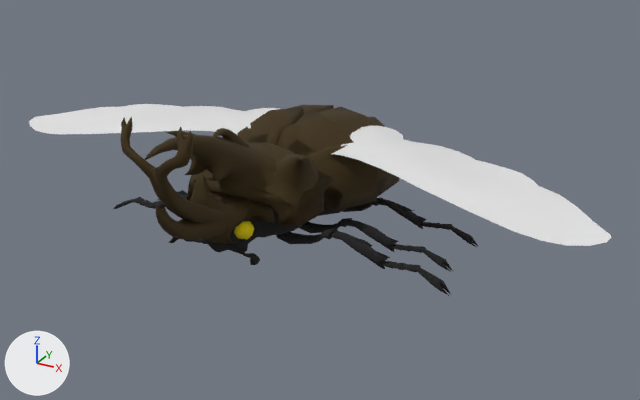
Two versions of the FBX model Beetle.fbx, one commit apart.
Rendered twice from a 50 mm camera at (4.74, -7.95, 4.46) aimed at (0.51, -0.26, 0.61). The axes (+X, +Y, +Z) are drawn at lower left. The lights are the same throughout. The picture after the commit comes second. Where no turn or scale is listed for an object, it has been applied to the vertices. Vertices at exactly the same position are counted once.

In view in the first picture: 'Base', 'Head_Antler', 'Head_Rhino', 'Head_Spear', 'Horn_Double', 'Horn_Single', 'Horn_Spear', 'Legs', 'Shell_Layered', 'Shell_Ridged', 'Shell_Solid', 'Wing.L', 'Wing.R'.
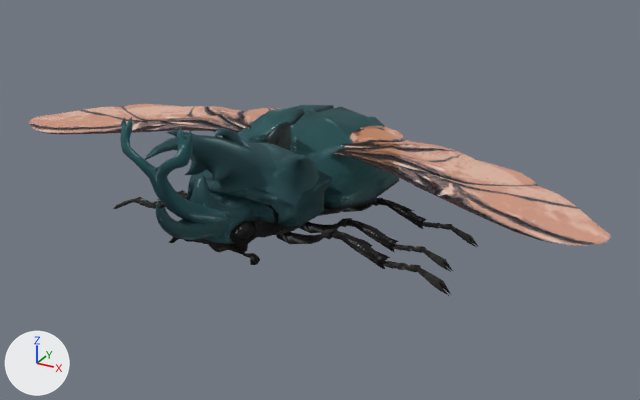
What changed in the scene script:
```text
Change mat_body:
    remove mat_body.base_color = (0.011, 0.011, 0.011)  # black #1b1b1b
    add mat_body.texture = img_beetle_texture_png  # with its transparency
Change mat_eyes:
    remove mat_eyes.base_color = (0.8, 0.659, 0.0)  # yellow #e7d400
    add mat_eyes.texture = img_beetle_texture_png  # with its transparency
Change mat_horn:
    remove mat_horn.base_color = (0.0423, 0.0232, 0.0)  # brown #3a2a00
    add mat_horn.texture = img_beetle_texture_png  # with its transparency
Change mat_shell:
    remove mat_shell.base_color = (0.0423, 0.0232, 0.0)  # brown #3a2a00
    add mat_shell.texture = img_beetle_texture_png  # with its transparency
Change mat_legs:
    remove mat_legs.base_color = (0.011, 0.011, 0.011)  # black #1b1b1b
    add mat_legs.texture = img_beetle_texture_png  # with its transparency
Change mat_head:
    remove mat_head.base_color = (0.0423, 0.0232, 0.0)  # brown #3a2a00
    add mat_head.texture = img_beetle_texture_png  # with its transparency
Add mat_wings:
    mat_wings = bpy.data.materials.new('Wings')
    # uses the picture img_wing_texture_normal_png
    # uses the picture img_wing_texture_png
Change me_cube_011:
    where me_cube_011.from_pydata(...)  # 303 vertices, 312 faces; spans x -0.96..0.96, y -0.37..1.75, z 0.39..1.4
    me_cube_011 part 1: texture (UV) coordinates of 312 of 312 faces, centred in x -0.92..0.92, y -0.36..1.71, z 0.41..1.35, changed; they spanned u 0.02..0.98, v 0.04..0.99 and now span u 0.02..0.25, v 0.06..0.34
Change me_cube_001:
    where me_cube_001.from_pydata(...)  # 192 vertices, 176 faces; spans x -0.8..0.8, y -1.31..-0.35, z 0.65..1.44
    me_cube_001 part 7: texture (UV) coordinates of 176 of 176 faces, centred in x -0.79..0.79, y -1.24..-0.39, z 0.7..1.44, changed; they spanned u 0.03..0.98, v 0.02..0.98 and now span u 0.46..0.63, v 0.8..0.97
Change me_cube_003:
    where me_cube_003.from_pydata(...)  # 2026 vertices, 2094 faces; spans x -2.16..2.16, y -0.87..0.86, z -0.06..0.6
    me_cube_003 part 5: texture (UV) coordinates of 2094 of 2094 faces, centred in x -2.09..2.09, y -0.86..0.85, z -0.02..0.58, changed; they spanned u 0.01..0.97, v 0.02..0.93 and now span u 0.01..0.28, v 0.63..0.69
Change me_cube_006:
    where me_cube_006.from_pydata(...)  # 327 vertices, 334 faces; spans x -0.53..0.53, y -2.387..-1.099, z 0.53..2.014
    me_cube_006 part 2: texture (UV) coordinates of 334 of 334 faces, centred in x -0.424..0.424, y -2.386..-1.139, z 0.545..1.973, changed; they spanned u 0.03..0.98, v 0.03..0.93 and now span u 0.3..0.53, v 0.59..0.75
Change me_circle:
    where me_circle.from_pydata(...)  # 145 vertices, 119 faces; spans x 0.24..3.56, y -0.68..0.9, z 0.89..1.2
    me_circle part 4: texture (UV) coordinates of 119 of 119 faces, centred in x 0.31..3.52, y -0.61..0.85, z 0.89..1.18, changed; they spanned u 0.1..0.45, v 0.02..0.98 and now span u 0.02..0.14, v 0.67..0.98
    add me_circle.materials.append(mat_wings)
Change me_circle_002:
    where me_circle_002.from_pydata(...)  # 145 vertices, 119 faces; spans x -3.56..-0.24, y -0.68..0.9, z 0.89..1.2
    me_circle_002 part 6: texture (UV) coordinates of 119 of 119 faces, centred in x -3.52..-0.31, y -0.61..0.85, z 0.89..1.18, changed; they spanned u 0.56..0.91, v 0.02..0.98 and now span u 0.02..0.14, v 0.67..0.98
    add me_circle_002.materials.append(mat_wings)
Change me_cube_007:
    where me_cube_007.from_pydata(...)  # 199 vertices, 198 faces; spans x -0.53..0.53, y -1.749..-1.099, z 0.53..1.308
    me_cube_007 part 3: texture (UV) coordinates of 198 of 198 faces, centred in x -0.424..0.424, y -1.743..-1.139, z 0.545..1.307, changed; they spanned u 0.03..0.94, v 0.04..0.65 and now span u 0.5..0.63, v 0.59..0.75
```

Location of each change, (x1, y1, x2, y2) in pixels of the pictures (640 x 400 px):
'Wing.L', recoloured, surface changed (white to beige): (332, 126, 609, 246) in both
'Shell_Layered', surface changed (brown to cyan): (248, 105, 399, 210) in both
'Horn_Spear', surface changed: (145, 135, 333, 226) in both
'Wing.R', recoloured, surface changed (white to beige): (31, 104, 279, 135) in both
'Head_Antler', surface changed: (120, 117, 239, 244) in both
'Horn_Double', surface changed: (166, 131, 319, 206) in both
'Base', surface changed: (172, 199, 347, 262) in both
'Head_Spear', surface changed: (156, 199, 276, 244) in both
'Shell_Ridged', surface changed: (237, 121, 347, 165) in both
'Head_Rhino', surface changed: (191, 173, 249, 239) in both
'Horn_Single', surface changed: (187, 128, 324, 227) in both
'Shell_Solid', surface changed: (249, 117, 392, 195) in both
part 2 of me_cube_006, surface changed: before (120, 117, 271, 244); after (120, 117, 239, 244)
part 3 of me_cube_007, surface changed: before (191, 173, 249, 239); after (191, 173, 271, 239)
part 5 of me_cube_003, surface changed: (137, 190, 470, 270) in both
